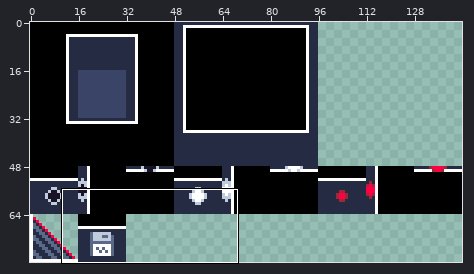
A pixel-art file gets an edit: Adumbration/Content/AsepriteFiles/spritesheet.aseprite. Above: a wide view before the commit, with the close-up outlined.
Close-up. As it was:
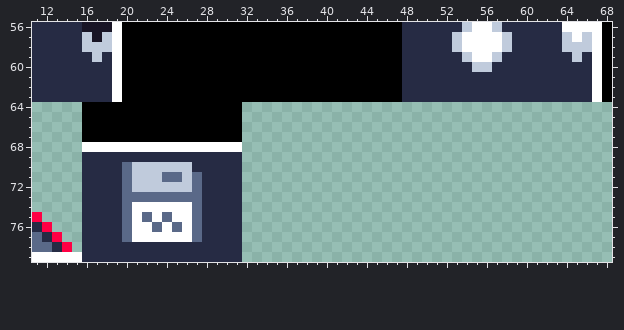
144x80 pixels, 1 frame. Shown: x 11..68, y 56..79.
And afterwards:
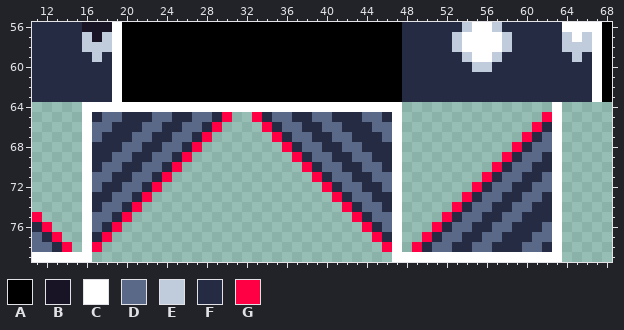
Palette (. is transparent): A #000000  B #181425  C #ffffff  D #5a6988  E #c0cbdc  F #262b44  G #ff0044
Edits made:
--- layer "walls"
@@ x 11..68 @@
 63 FFFFFFFFCAAAAAAAAAAAAAAAAAAAAAAAAAAAAFFFFFFFFFFFFFFFFFFFCA
-64 .....AAAAAAAAAAAAAAAA.....................................
-65 .....AAAAAAAAAAAAAAAA.....................................
-66 .....AAAAAAAAAAAAAAAA.....................................
-67 .....AAAAAAAAAAAAAAAA.....................................
-68 .....CCCCCCCCCCCCCCCC.....................................
-69 .....FFFFFFFFFFFFFFFF.....................................
-70 .....FFFFDEEEEEEFFFFF.....................................
-71 .....FFFFDEEEDDEDFFFF.....................................
-72 .....FFFFDEEEEEEDFFFF.....................................
-73 .....FFFFDDDDDDDDFFFF.....................................
-74 .....FFFFDCCCCCCDFFFF.....................................
-75 G....FFFFDCDCDCCDFFFF.....................................
-76 FG...FFFFDCCDCDCDFFFF.....................................
-77 DFG..FFFFDCCCCCCDFFFF.....................................
-78 DDFG.FFFFFFFFFFFFFFFF.....................................
-79 CCCCCFFFFFFFFFFFFFFFF.....................................
+64 .....CCCCCCCCCCCCCCCCCCCCCCCCCCCCCCCC...............C.....
+65 .....CFDDFFFDDFFDDFG..GFDDFFDDFFFDDFC..............GC.....
+66 .....CDDFFFDDFFDDFG....GFDDFFDDFFFDDC.............GFC.....
+67 .....CDFFFDDFFDDFG......GFDDFFDDFFFDC............GFDC.....
+68 .....CFFFDDFFDDFG........GFDDFFDDFFFC...........GFDDC.....
+69 .....CFFDDFFDDFG..........GFDDFFDDFFC..........GFDDFC.....
+70 .....CFDDFFDDFG............GFDDFFDDFC.........GFDDFFC.....
+71 .....CDDFFDDFG..............GFDDFFDDC........GFDDFFDC.....
+72 .....CDFFDDFG................GFDDFFDC.......GFDDFFDDC.....
+73 .....CFFDDFG..................GFDDFFC......GFDDFFDDFC.....
+74 .....CFDDFG....................GFDDFC.....GFDDFFDDFFC.....
+75 G....CDDFG......................GFDDC....GFDDFFDDFFFC.....
+76 FG...CDFG........................GFDC...GFDDFFDDFFFDC.....
+77 DFG..CFG..........................GFC..GFDDFFDDFFFDDC.....
+78 DDFG.CG............................GC.GFDDFFDDFFFDDFC.....
+79 CCCCCC..............................CCCCCCCCCCCCCCCCC.....
Where, in picture pixels (left, top, right, bottom), the same in both close-ups:
changed: (82, 102, 562, 262)
